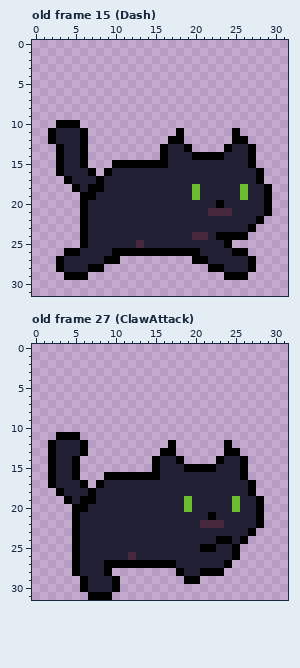
Two versions of one pixel-art file, Assets/Sprites/ShadowCat/ShadowCat1.aseprite. The first picture shows the starting point.
32x32 pixels, 39 frames. Shown: old frame 15 (Dash), old frame 27 (ClawAttack). The commit also changed other frames, which this record leaves out.
The same view after the edit:
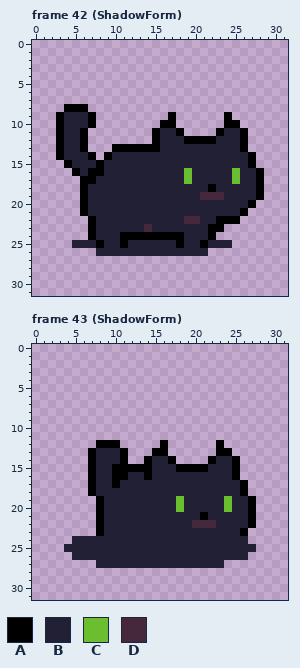
Palette (. is transparent): A #000000  B #222034  C #6abe30  D #45283c
A new or re-ordered frame is compared with the old frame closest to it.
Commit: ShadowForm skill added
Diff:
frames 39 -> 46
--- frame 42 (ShadowForm) is new; against old frame 15 (Dash), layers "Layer 3", "Layer 1"
@@ x 0..31 @@
  7 ................................
- 8 ................................
- 9 ................................
-10 ...AAA..........................
-11 ..ABBBA...........A......A......
-12 ..ABBBA..........AA......AA.....
-13 ...ABBA.........ABBA....ABBA....
-14 ...ABBA.........ABBBAAAABBBA....
-15 ...ABBA...AAAAAAABBBBBBBBBBA....
-16 ...ABBBA.ABBBBBBBBBBBBBBBBBBA...
-17 ....ABBBABBBBBBBBBBBBBBBBBBBA...
-18 .....ABAABBBBBBBBBBBCBBBBBCBBA..
-19 ......AABBBBBBBBBBBBCBBBBBCBBA..
-20 ......ABBBBBBBBBBBBBBBBABBBBBA..
-21 ......ABBBBBBBBBBBBBBBDDDBBBBA..
-22 ......ABBBBBBBBBBBBBBBBBBBBBA...
-23 ......ABBBBBBBBBBBBBBBBBBBBA....
-24 ......ABBBBBBBBBBBBBDDBAAAA.....
-25 ......ABBBBBBDBBBBBBBBBBA.......
-26 ....AABBBBAAAAAAAAAAABBBBAA.....
-27 ...ABBBBBAA.........AABBBBBA....
-28 ...ABBBAA.............AABBBA....
-29 ....AAA.................AAA.....
+ 8 ....AAA.........................
+ 9 ...ABBBA.........A......A.......
+10 ...ABBBA........AA......AA......
+11 ...ABBA........ABBA....ABBA.....
+12 ...ABBA........ABBBAAAABBBA.....
+13 ...ABBA...AAAAAABBBBBBBBBBA.....
+14 ...ABBBA.ABBBBBBBBBBBBBBBBBA....
+15 ....ABBBABBBBBBBBBBBBBBBBBBA....
+16 .....ABAABBBBBBBBBBCBBBBBCBBA...
+17 ......AABBBBBBBBBBBCBBBBBCBBA...
+18 ......ABBBBBBBBBBBBBBBABBBBBA...
+19 ......ABBBBBBBBBBBBBBDDDBBBBA...
+20 ......ABBBBBBBBBBBBBBBBBBBBA....
+21 ......ABBBBBBBBBBBBBBBBBBBA.....
+22 .......ABBBBBBBBBBBDDBBAAA......
+23 .......ABBBBBBDBBBBBBBAA........
+24 .......ABBBAAAAAAAABBBA.........
+25 .....BBBABBABBBBBBABBABBB.......
+26 ........BBBBBBBBBBBBBB..........
+27 ................................
+28 ................................
+29 ................................
 30 ................................
--- frame 43 (ShadowForm) is new; against old frame 27 (ClawAttack), layers "Layer 3", "Layer 1", "Layer 4"
@@ x 0..31 @@
 10 ................................
-11 ...AAA..........................
-12 ..ABBBA..........A......A.......
-13 ..ABBBA.........AA......AA......
-14 ..ABBA.........ABBA....ABBA.....
-15 ..ABBA.........ABBBAAAABBBA.....
-16 ..ABBA...AAAAAAABBBBBBBBBBA.....
-17 ..ABBBA.ABBBBBBBBBBBBBBBBBBA....
-18 ...ABBBABBBBBBBBBBBBBBBBBBBA....
-19 ....ABAABBBBBBBBBBBCBBBBBCBBA...
-20 .....AABBBBBBBBBBBBCBBBBBCBBA...
-21 .....ABBBBBBBBBBBBBBBBABBBBBA...
-22 .....ABBBBBBBBBBBBBBBDDDBBBBA...
-23 .....ABBBBBBBBBBBBBBBBBBBBBA....
-24 .....ABBBBBBBBBBBBBBBBBAABA.....
-25 .....ABBBBBBBBBBBBBBBAABBA......
-26 .....ABBBBBBDBBBBBBBBBBBBA......
-27 .....ABBBAAAAAAAAABBBBBBA.......
-28 .....ABBBA........ABBAAA........
-29 ......ABBBA........AA...........
-30 ......ABBBA.....................
-31 .......AAA......................
+11 ................................
+12 ........AAA.....A......A........
+13 .......ABBBA...AA......AA.......
+14 .......ABBBA..ABBA....ABBA......
+15 .......ABBAAAAABBBAAAABBBA......
+16 .......ABBAABBABBBBBBBBBBA......
+17 .......ABBABBBBBBBBBBBBBBBA.....
+18 .......ABBBBBBBBBBBBBBBBBBA.....
+19 ........ABBBBBBBBBCBBBBBCBBA....
+20 ........ABBBBBBBBBCBBBBBCBBA....
+21 ........ABBBBBBBBBBBBABBBBBA....
+22 ........ABBBBBBBBBBBDDDBBBBA....
+23 ........ABBBBBBBBBBBBBBBBBA.....
+24 .....BBBBBBBBBBBBBBBBBBBBBB.....
+25 ....BBBBBBBBBBBBBBBBBBBBBBBB....
+26 .....BBBBBBBBBBBBBBBBBBBBBB.....
+27 ........BBBBBBBBBBBBBBBB........
+28 ................................
+29 ................................
+30 ................................
+31 ................................
Boxes around the changes in both pictures, in picture pixels (x1, y1, x2, y2):
changed: (48, 104, 272, 280)
changed: (48, 432, 264, 600)
